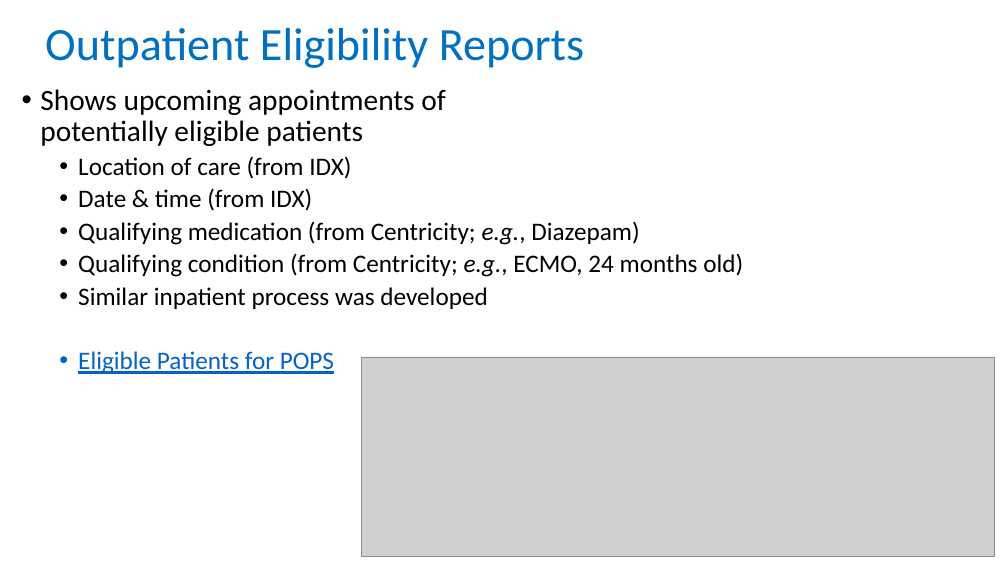
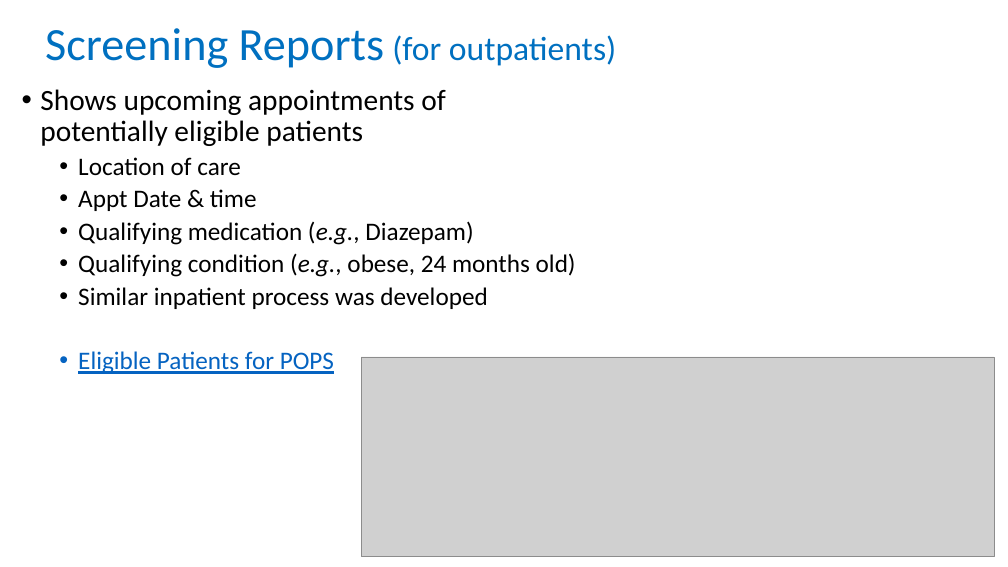
Before and after one commit to OuhscBbmc/prairie-outpost-public, a slide deck: slide 11 of publications/presentation-2019-06-idea/ispctn-regional-conference-2019-06.pptx. Drawn at 1008x567 pixels with LibreOffice and Linux fonts; fonts in the diff are those of the drawing; grey boxes stand for pictures. Boxes give left, top, right and bottom in pixels: in the first picture for what was removed or moved away, otherwise in the second. Text is boxed around its words. In the diff, an @@ line names an element or a change of style, - is before the commit and + after.

```diff
--- a/publications/presentation-2019-06-idea/ispctn-regional-conference-2019-06.pptx
+++ b/publications/presentation-2019-06-idea/ispctn-regional-conference-2019-06.pptx
@@ title at <box>45,28,616,68</box>: text changed @@
-Outpatient Eligibility Reports
+Screening Reports (for outpatients)
@@ text at <box>78,157,576,277</box>: text changed @@
-  • Location of care (from IDX)
-  • Date & time (from IDX)
-  • Qualifying medication (from Centricity; e.g., Diazepam)
-  • Qualifying condition (from Centricity; e.g., ECMO, 24 months old)
+  • Location of care
+  • Appt Date & time
+  • Qualifying medication (e.g., Diazepam)
+  • Qualifying condition (e.g., obese, 24 months old)
```
Also in this commit, not shown: 7 other slides changed, 1 slide added, 1 slide removed.
